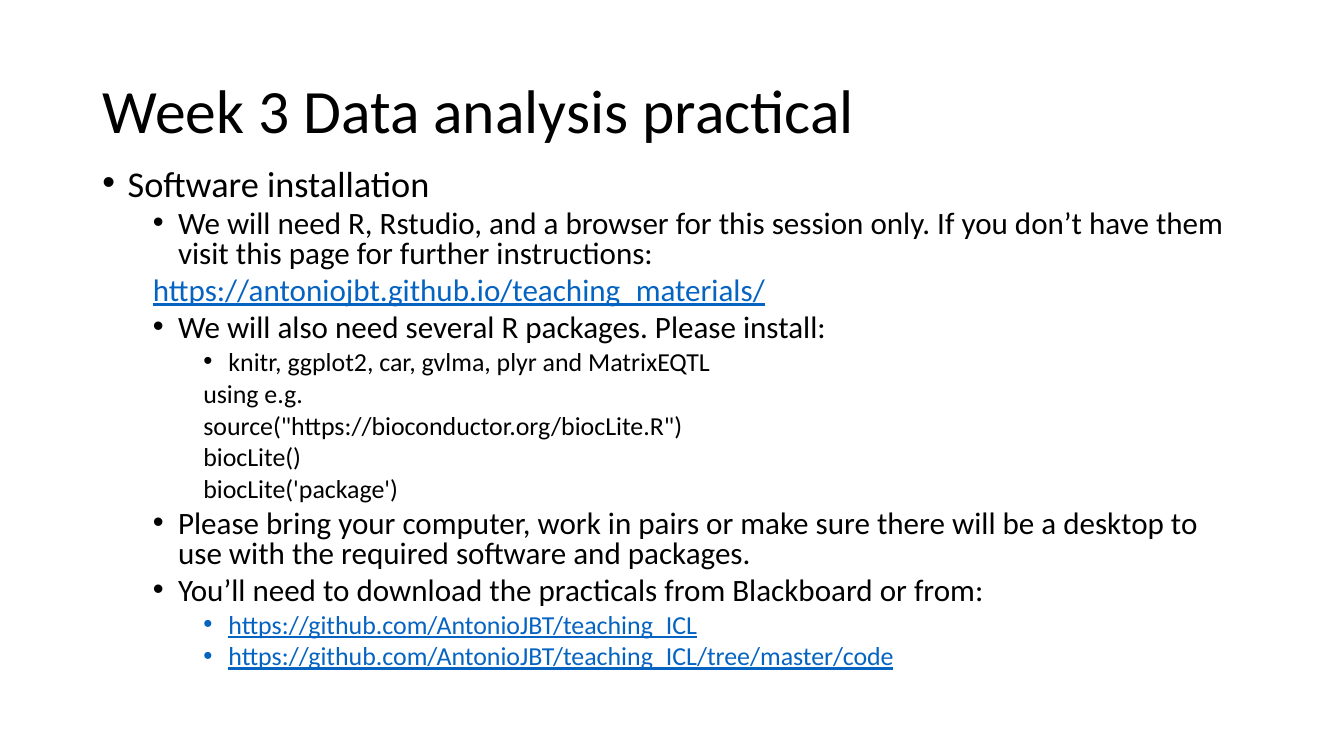
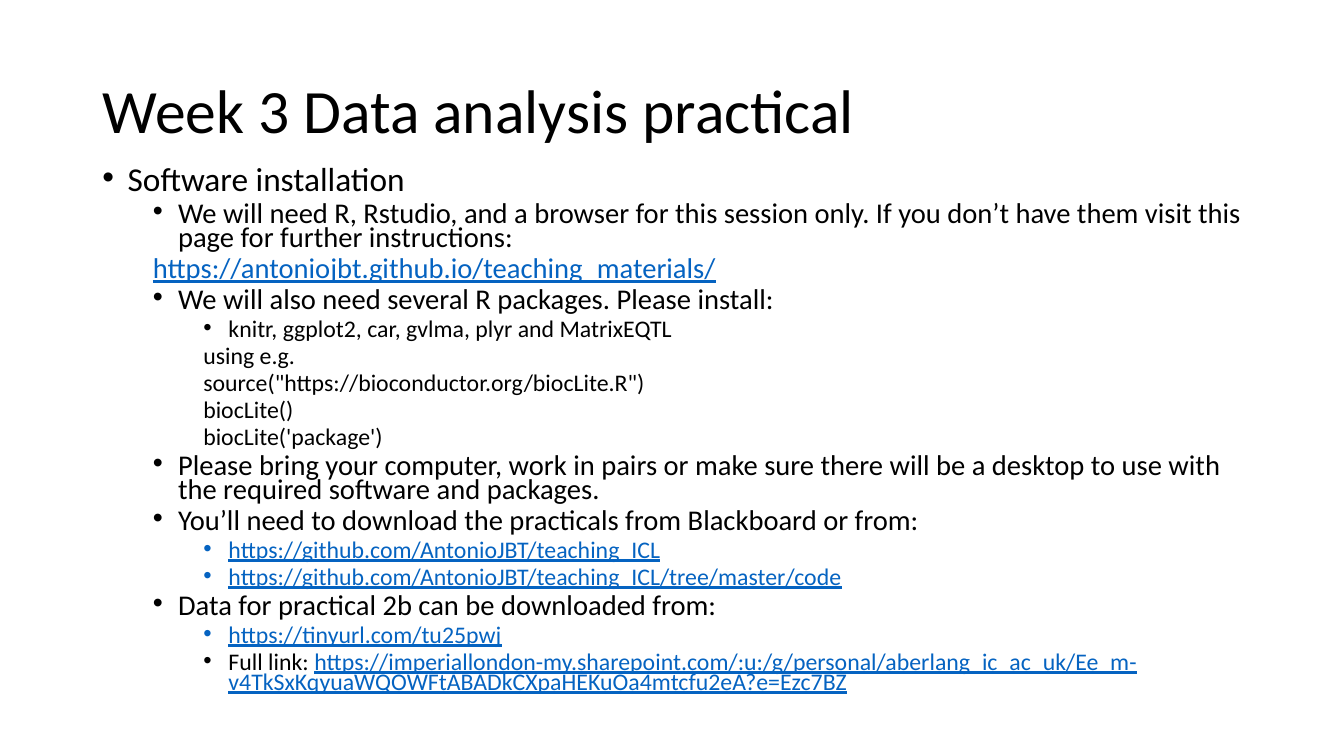
Before and after one commit to AntonioJBT/teaching_ICL, a slide deck: slide 2 of docs/ioanna_antonio_week_2_analysis_practical.pptx. Drawn at 1344x756 pixels with LibreOffice and Linux fonts; fonts in the diff are those of the drawing. Boxes give left, top, right and bottom in pixels: in the first picture for what was removed or moved away, otherwise in the second. Text is boxed around its words. In the diff, an @@ line names an element or a change of style, - is before the commit and + after.

Commit message:
added urls for data download for 2b

```diff
--- a/docs/ioanna_antonio_week_2_analysis_practical.pptx
+++ b/docs/ioanna_antonio_week_2_analysis_practical.pptx
@@ text at (x1=128, y1=168, x2=1240, y2=589): size 25.9 to 23.8 pt in "Software installation"; size 22.2 to 20.4 pt in "We will need R, Rstudio, and a ...", "https://antoniojbt.github.io/teaching_materials/", "We will also need several R packages. ...", "Please bring your computer, work in pairs ..." and 1 more places; size 18.5 to 17 pt in "knitr, ggplot2, car, gvlma, plyr and MatrixEQTL", "using e.g.", "source("https://bioconductor.org/biocLite.R")", "biocLite()" and 3 more places; line spacing 0.8 to 0.7 @@
@@ text at (x1=178, y1=595, x2=1136, y2=694): paragraphs added @@
+  • Data for practical 2b can be downloaded from:
+    • https://tinyurl.com/tu25pwj
+    • Full link: https://imperiallondon-my.sharepoint.com/:u:/g/personal/aberlang_ic_ac_uk/Ee_m-v4TkSxKqyuaWQOWFtABADkCXpaHEKuOa4mtcfu2eA?e=Ezc7BZ
```
